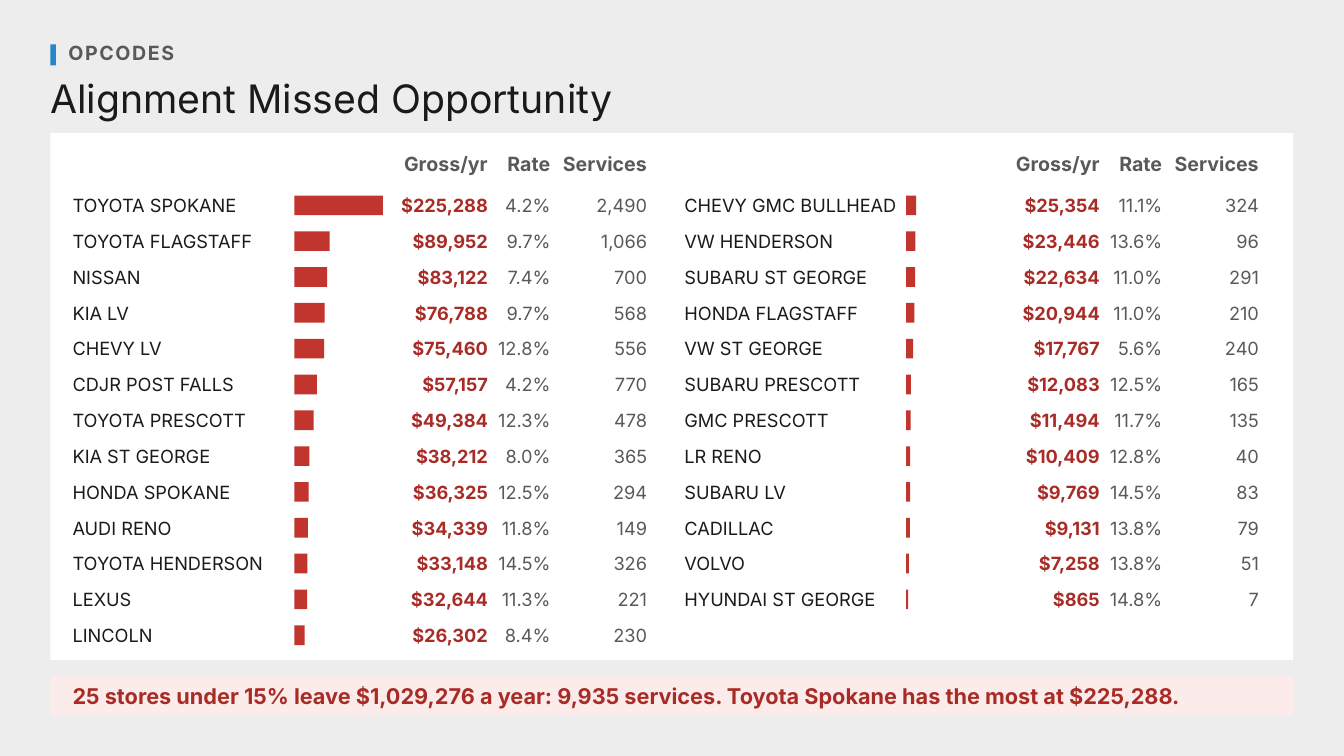
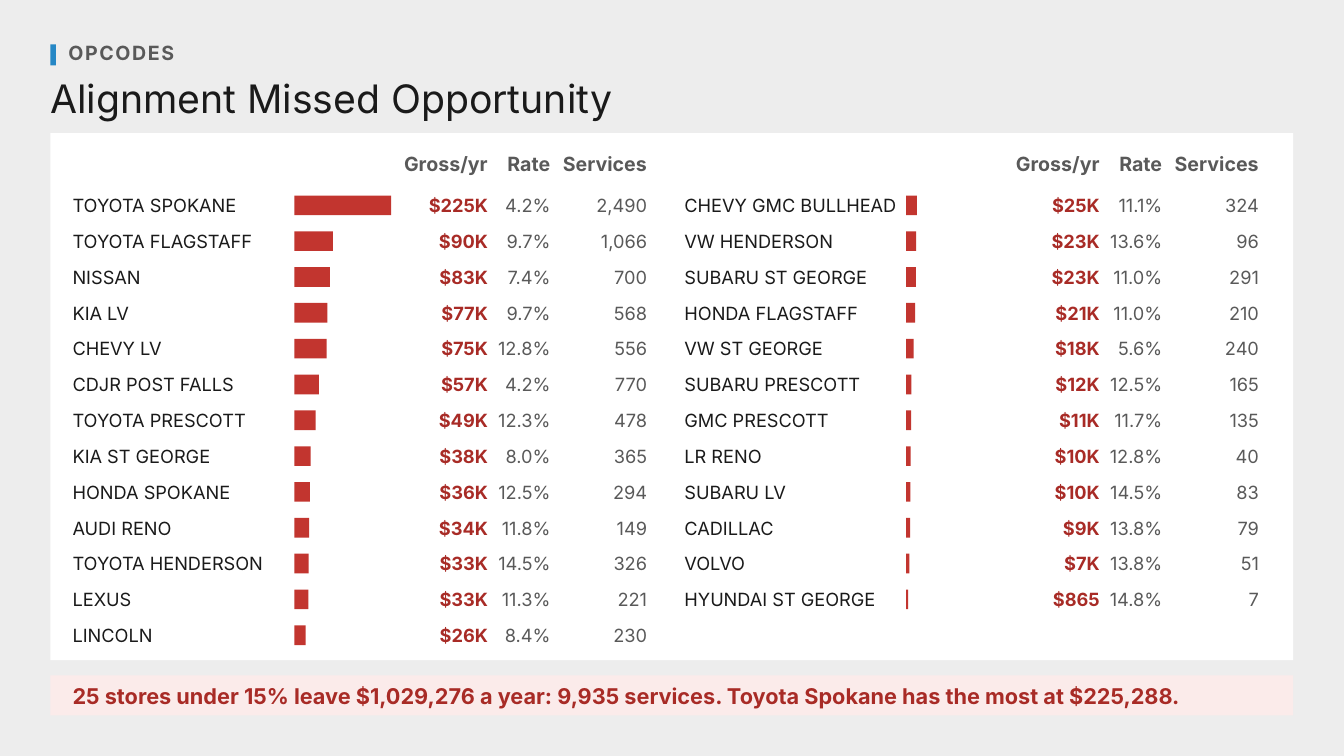
Before and after one commit to Ndresner/Noah, a slide deck: slide 109 of day2-deck/decks/Fixed Ops - Day 2 Example Test Deck.pptx. Drawn at 1344x756 pixels with LibreOffice and Linux fonts; fonts in the diff are those of the drawing. Boxes give left, top, right and bottom in pixels: in the first picture for what was removed or moved away, otherwise in the second. Text is boxed around its words. In the diff, an @@ line names an element or a change of style, - is before the commit and + after.

```diff
--- a/day2-deck/decks/Fixed Ops - Day 2 Example Test Deck.pptx
+++ b/day2-deck/decks/Fixed Ops - Day 2 Example Test Deck.pptx
@@ rectangle: place and size @@
-rectangle at <box>294,196,383,216</box>
+rectangle at <box>294,196,391,216</box>
@@ text at <box>429,197,488,214</box>: text changed @@
-$225,288
+$225K
@@ text at <box>1052,197,1100,214</box>: text changed @@
-$25,354
+$25K
@@ text at <box>439,233,488,250</box>: text changed @@
-$89,952
+$90K
@@ text at <box>1052,233,1100,250</box>: text changed @@
-$23,446
+$23K
@@ text at <box>439,269,488,286</box>: text changed @@
-$83,122
+$83K
@@ text at <box>1052,269,1100,286</box>: text changed @@
-$22,634
+$23K
@@ text at <box>441,305,487,322</box>: text changed @@
-$76,788
+$77K
@@ text at <box>1055,305,1099,322</box>: text changed @@
-$20,944
+$21K
@@ text at <box>441,340,488,357</box>: text changed @@
-$75,460
+$75K
@@ text at <box>1055,340,1100,357</box>: text changed @@
-$17,767
+$18K
@@ text at <box>441,376,488,393</box>: text changed @@
-$57,157
+$57K
@@ text at <box>1055,376,1099,393</box>: text changed @@
-$12,083
+$12K
@@ text at <box>439,412,488,429</box>: text changed @@
-$49,384
+$49K
@@ text at <box>1059,412,1100,429</box>: text changed @@
-$11,494
+$11K
@@ text at <box>439,448,488,465</box>: text changed @@
-$38,212
+$38K
@@ text at <box>1055,448,1100,465</box>: text changed @@
-$10,409
+$10K
@@ text at <box>439,484,487,501</box>: text changed @@
-$36,325
+$36K
@@ text at <box>1055,484,1100,501</box>: text changed @@
-$9,769
+$10K
@@ text at <box>439,520,488,537</box>: text changed @@
-$34,339
+$34K
@@ text at <box>1063,520,1100,537</box>: text changed @@
-$9,131
+$9K
@@ text at <box>440,555,488,572</box>: text changed @@
-$33,148
+$33K
@@ text at <box>1064,555,1100,572</box>: text changed @@
-$7,258
+$7K
@@ text at <box>440,591,488,608</box>: text changed @@
-$32,644
+$33K
@@ text at <box>440,627,488,644</box>: text changed @@
-$26,302
+$26K
```
Also in this commit, not shown: 5 other slides changed, 5 other files.
